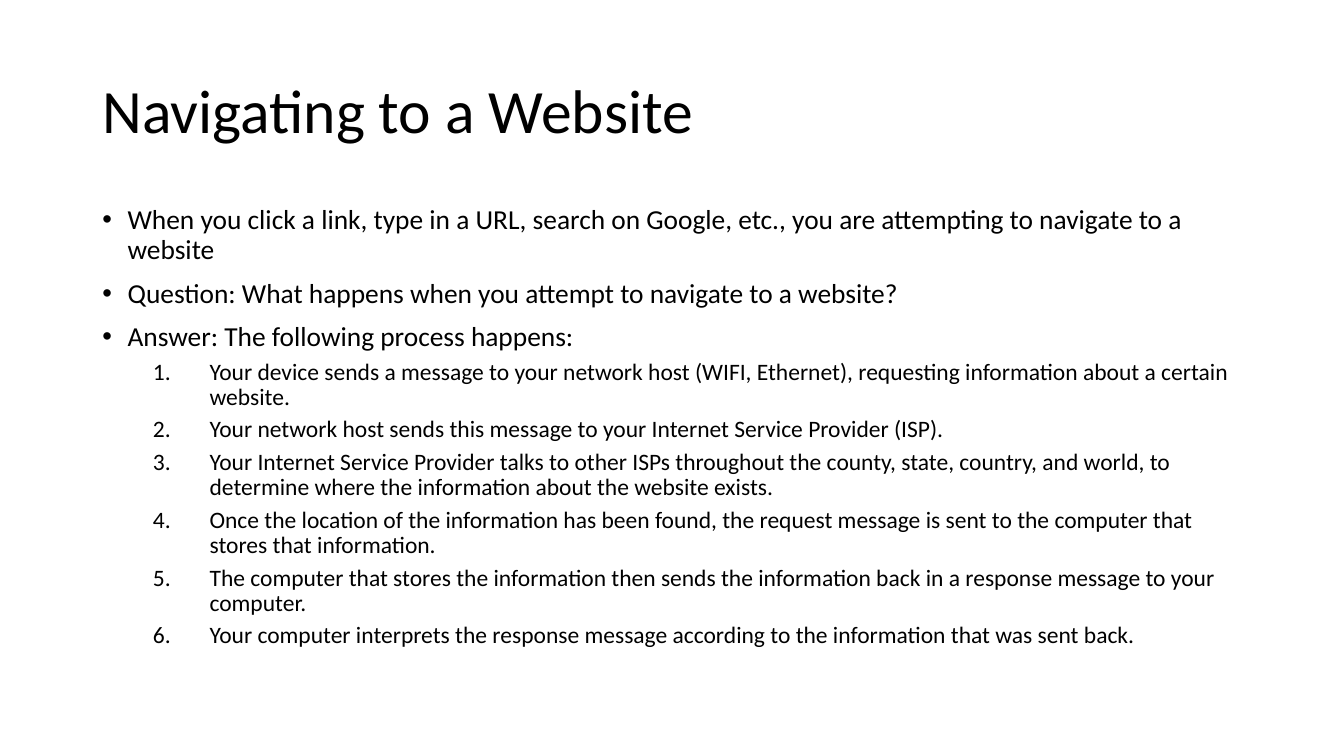
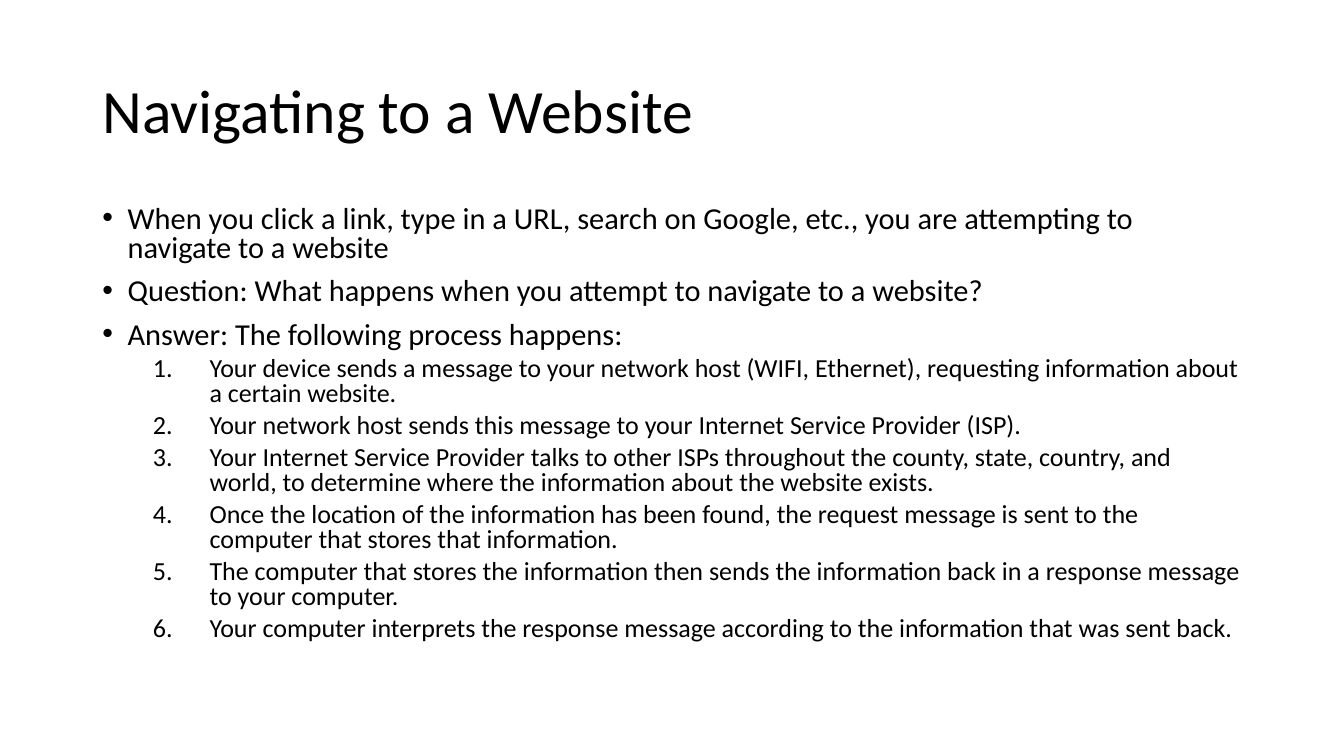
Before and after one commit to MrJoshGross/Course-Curricular-Material, a slide deck: slide 10 of wip/Lecture 7 - Introduction to the Internet.pptx (slide 13 before the commit). Drawn at 1344x756 pixels with LibreOffice and Linux fonts; fonts in the diff are those of the drawing. Boxes give left, top, right and bottom in pixels: in the first picture for what was removed or moved away, otherwise in the second. Text is boxed around its words. In the diff, an @@ line names an element or a change of style, - is before the commit and + after.

```diff
--- a/wip/Lecture 7 - Introduction to the Internet.pptx
+++ b/wip/Lecture 7 - Introduction to the Internet.pptx
@@ text "When you click a link, ..." at (128, 208, 1240, 642): size 19.6 to 21.7 pt in "When you click a link, type in ...", "Question: What happens when you attempt to ...", "Answer: The following process happens:"; size 16.8 to 18.6 pt in "Your device sends a message to your ...", "Your network host sends this message to ...", "Your Internet Service Provider talks to other ...", "Once the location of the information has ..." and 2 more places; line spacing 0.9 to 0.8 @@
```
Also in this commit, not shown: 4 other slides changed, 6 slides added, 3 slides removed, 1 other file.
